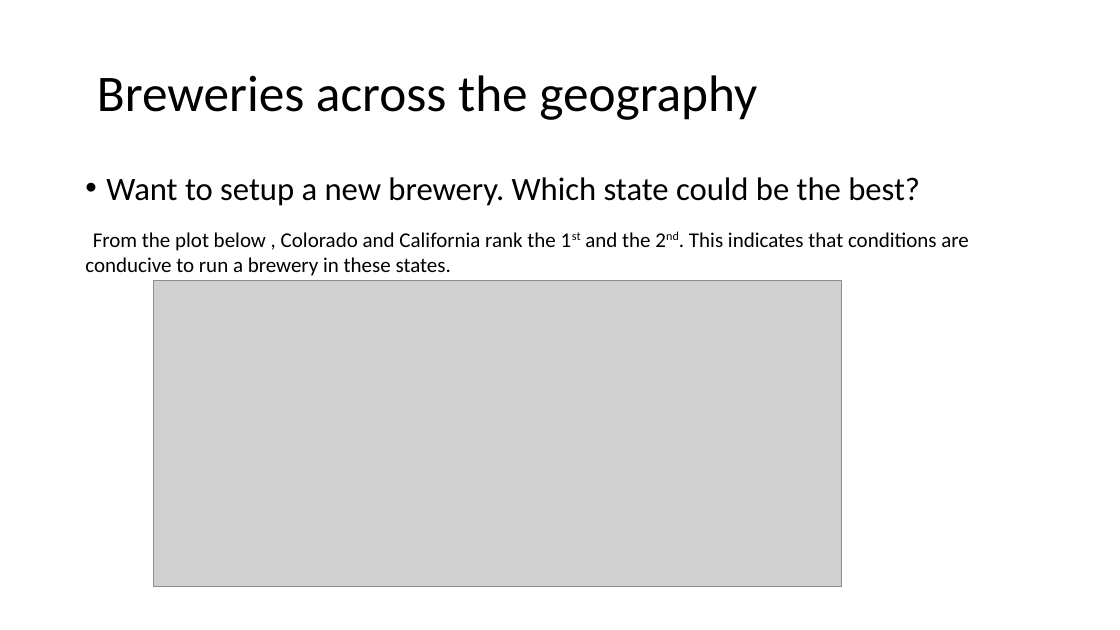
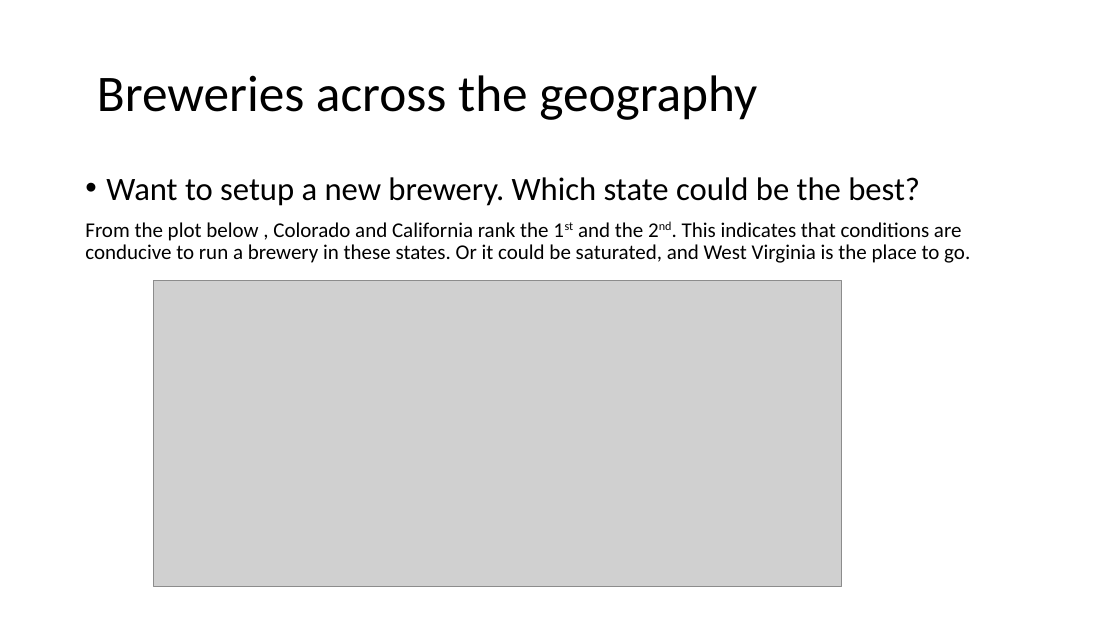
Before and after one commit to bSharpCyclist/MSDS-6306---Case-Study-1, a slide deck: slide 3 of CaseStudy1.pptx. Drawn at 1120x630 pixels with LibreOffice and Linux fonts; fonts in the diff are those of the drawing; grey boxes stand for pictures. Boxes give left, top, right and bottom in pixels: in the first picture for what was removed or moved away, otherwise in the second. Text is boxed around its words. In the diff, an @@ line names an element or a change of style, - is before the commit and + after.

```diff
--- a/CaseStudy1.pptx
+++ b/CaseStudy1.pptx
@@ text at (85,222,970,263): text changed @@
-From the plot below , Colorado and California rank the 1st and the 2nd. This indicates that conditions are conducive to run a brewery in these states.
+From the plot below , Colorado and California rank the 1st and the 2nd. This indicates that conditions are conducive to run a brewery in these states. Or it could be saturated, and West Virginia is the place to go.
```
Also in this commit, not shown: 2 other slides changed, 1 other file.
